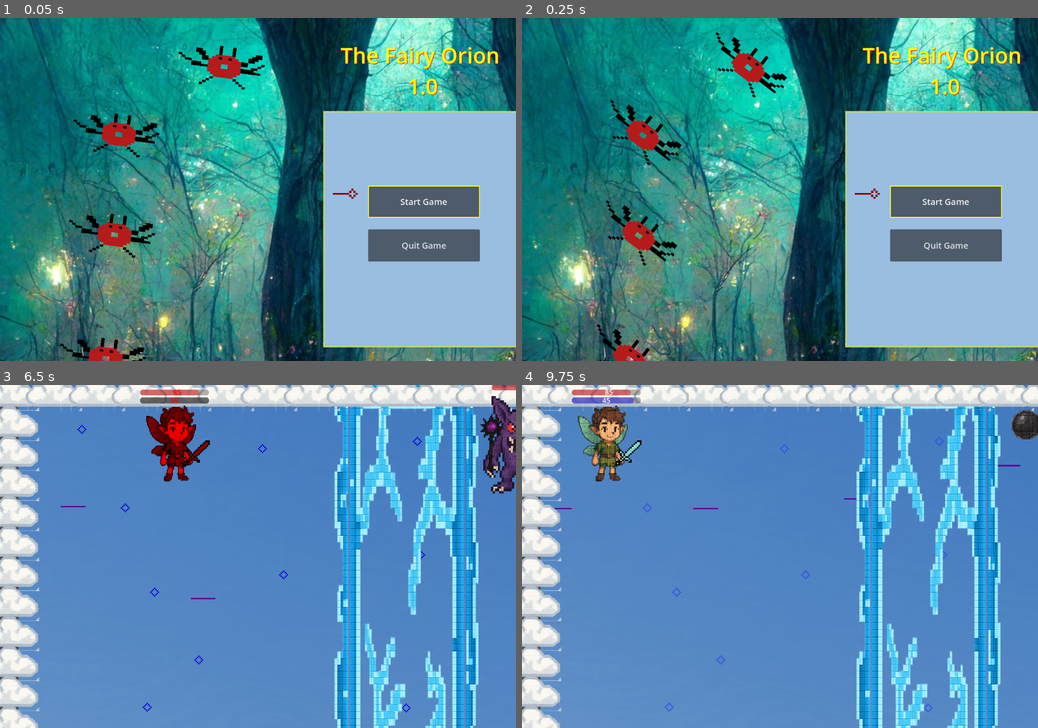
Above: before the commit, frames 1-4 (two rows, left to right).
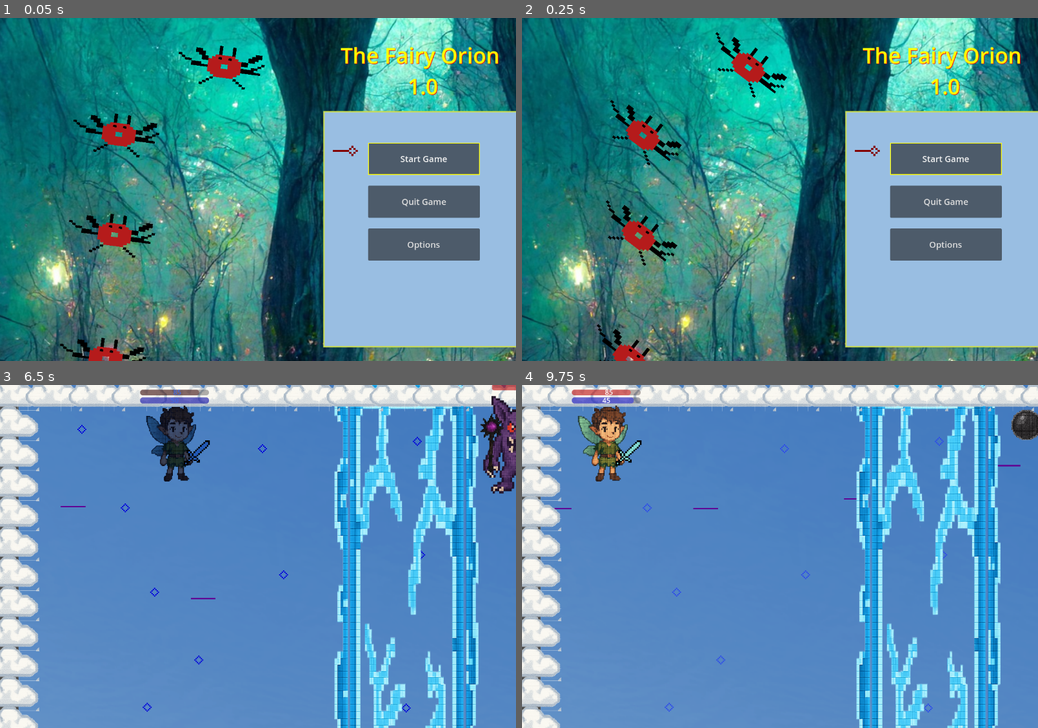
Above: after the commit, the same moments.

Repository: Abdullah-Ha00/the_fairy_orion
Game: Godot game, scene res://scenes/menu/main_menu.tscn
The game is run twice, just before and just after one commit, with the same random seed, the same clock (stepped at 60 frames per second) and the same inputs.
Inputs:
- Up to frame 1 (0.05 s): no input
- Up to frame 2 (0.25 s): no input
- Up to frame 3 (6.5 s): tap Enter (accept) at 0.5, 1.35 s; hold M (toggle_music, bound only after the commit) 0.53-1.28 s; hold Up (up) 0.53-5.78 s; tap M (toggle_music, bound only after the commit) at 1.55, 2.3, 3.05, 4.35, 5.3, 6.05 s; hold E (advance_dialogue) 2.03-2.78 s; tap Space (attach action) at 2.85 s; hold M (toggle_music, bound only after the commit) 3.53-4.28 s; hold Enter (accept) 5.03-5.78 s; hold Right (right) from 5.78 s (still down); tap E (advance_dialogue) at 5.85 s
- Up to frame 4 (9.75 s): release Right (right) at 6.53 s; hold Space (attach action) 6.53-7.28 s; hold Up (up) 6.53-8.78 s; tap M (toggle_music, bound only after the commit) at 6.8, 7.35, 9.05 s; hold M (toggle_music, bound only after the commit) 8.03-8.78 s; hold Left (left) 8.78-9.53 s; tap Enter (accept) at 8.85 s; hold Up (up) from 9.53 s (still down); hold E (advance_dialogue) from 9.53 s (still down)

The runs differ from the first frame. In frame 1, 2.7% of the frame differs, in the area x 64-93%, y 36-72%; in frame 2, 2.7%; in frame 3, 1.7%; in frame 4, less than 0.1%.

Commit message:
test options menu

Diff:
--- /dev/null
+++ b/default_bus_layout.tres
@@ -0,0 +1,15 @@
+[gd_resource type="AudioBusLayout" format=3 uid="uid://bvfhgps1wi1es"]
+
+[resource]
+bus/1/name = &"Music"
+bus/1/solo = false
+bus/1/mute = false
+bus/1/bypass_fx = false
+bus/1/volume_db = 0.0
+bus/1/send = &"Master"
+bus/2/name = &"SFX"
+bus/2/solo = false
+bus/2/mute = false
+bus/2/bypass_fx = false
+bus/2/volume_db = 0.0
+bus/2/send = &"Master"
--- a/globals/global_functions.gd
+++ b/globals/global_functions.gd
@@ -1,4 +1,5 @@
 extends Node
+
 
 func check_arrow_buttons_collision(arrow:TextureRect):
 	for button in get_tree().get_nodes_in_group("Buttons"):
@@ -10,3 +11,8 @@
 		body.modulate = Color.RED
 		await get_tree().create_timer(0.5).timeout
 		body.modulate= body.self_modulate
+
+func _input(event: InputEvent) -> void:
+	if event.is_action_pressed("toggle_music"):
+		AudioServer.set_bus_mute(AudioServer.get_bus_index("Music"),
+		not AudioServer.is_bus_mute(AudioServer.get_bus_index("Music")))
--- a/project.godot
+++ b/project.godot
@@ -85,6 +85,11 @@
 "events": [Object(InputEventKey,"resource_local_to_scene":false,"resource_name":"","device":-1,"window_id":0,"alt_press …(192 unchanged characters)…
 ]
 }
+toggle_music={
+"deadzone": 0.2,
+"events": [Object(InputEventKey,"resource_local_to_scene":false,"resource_name":"","device":-1,"window_id":0,"alt_pressed":false,"shift_pressed":false,"ctrl_pressed":false,"meta_pressed":false,"pressed":false,"keycode":0,"physical_keycode":77,"key_label":0,"unicode":109,"location":0,"echo":false,"script":null)
+]
+}
 
 [layer_names]
 
--- a/scenes/menu/main_menu.gd
+++ b/scenes/menu/main_menu.gd
@@ -1,20 +1,35 @@
 extends Node2D
+var toggle_music_text:Array = ["Music: ON", "Music: OFF"]
+var toggle_colors:Array = [Color.BLACK, Color.YELLOW]
+var on:int = false
+@onready var music_button:Node = $MenuComponents/OptionButtons/Music
 func _ready() -> void:
 	Input.set_mouse_mode(Input.MOUSE_MODE_CAPTURED)
 	show_high_score()
 	connect_buttons()
 	initialize_game_state()
+	#change_music_text()
+
 
 func _process(_delta: float) -> void:
-	update_arrow()
+	update_button_color()
 	rotate_fairies()
+
 
 func _on_button_pressed(button:Button):
 	match button.name:
-		"StartButton":
+		"Start":
 			get_tree().change_scene_to_file("res://scenes/world/world.tscn")
-		"QuitButton":
+		"Quit":
 			get_tree().quit()
+		"Options":
+			show_options()
+		"Back":
+			show_main_menu()
+		"Music":
+			change_music_text()
+
+
 
 func show_high_score():
 	$HighScoreText.text = str(ScoreManager.load_score())
@@ -29,10 +44,34 @@
 	GlobalStats.is_game_finished = false
 	GlobalStats.score = 0
 
-func update_arrow():
+func update_button_color():
 	GlobalFunctions.check_arrow_buttons_collision($MenuComponents/SelectArrowMain)
-	$MenuComponents/SelectArrowMain.check_arrow_events()
+
+func _input(event: InputEvent) -> void:
+	if event.is_action_pressed("down"):
+		$MenuComponents/SelectArrowMain.check_arrow_events()
+	if event.is_action_pressed("up"):
+		$MenuComponents/SelectArrowMain.check_arrow_events()
 
 func rotate_fairies():
 	for fairy in get_tree().get_nodes_in_group("Fairies"):
 		fairy.rotation_degrees += 2.5
+
+func show_options():
+	%OptionButtons.visible = true
+	$%OptionButtons.global_position = Vector2(0,-300)
+	%MainButtons.global_position = Vector2(0,-500)
+	%MainButtons.visible = false
+	%SelectArrowMain.y_pos -=200
+
+func show_main_menu():
+	%OptionButtons.visible = false
+	$%OptionButtons.global_position = Vector2(0,0)
+	%MainButtons.global_position = Vector2(0,0)
+	%MainButtons.visible = true
+	%SelectArrowMain.y_pos -=200
+
+func change_music_text():
+	on = not on
+	music_button.text = toggle_music_text[on]
+	%Music.modulate = toggle_colors[on]
--- a/scenes/menu/main_menu.tscn
+++ b/scenes/menu/main_menu.tscn
@@ -1,10 +1,11 @@
-[gd_scene load_steps=8 format=3 uid="uid://d4ld1dqn8nvs5"]
+[gd_scene load_steps=10 format=3 uid="uid://d4ld1dqn8nvs5"]
 
 [ext_resource type="Script" uid="uid://sbvhb1j8rcq2" path="res://scenes/menu/main_menu.gd" id="1_247la"]
 [ext_resource type="Texture2D" uid="uid://dwxpe8226f8pp" path="res://images/select_arrow.png" id="1_nl8w3"]
 [ext_resource type="Script" uid="uid://dnfagdgfwr3rv" path="res://scenes/menu/select_arrow_main.gd" id="2_3rkf3"]
 [ext_resource type="Texture2D" uid="uid://bqimenlaah8xq" path="res://images/menu_img.jpg" id="2_kiqgm"]
 [ext_resource type="Texture2D" uid="uid://bb7k2nuk506wy" path="res://images/menu_decorate.png" id="5_hj162"]
+[ext_resource type="AudioStream" uid="uid://d3q318mvciyy6" path="res://audio/music/lost-fairy-land-109017.mp3" id="6_xn6kt"]
 
 [sub_resource type="StyleBoxFlat" id="StyleBoxFlat_kiqgm"]
 bg_color = Color(0.6, 0.745098, 0.886275, 1)
@@ -15,13 +16,15 @@
 border_color = Color(0.8, 0.866667, 0.309804, 1)
 
 [sub_resource type="StyleBoxFlat" id="StyleBoxFlat_247la"]
-bg_color = Color(0, 0.431373, 0.6, 1)
 draw_center = false
 border_width_left = 2
 border_width_top = 2
 border_width_right = 2
 border_width_bottom = 2
 border_color = Color(1, 1, 0.0745098, 1)
+corner_detail = 20
+
+[sub_resource type="StyleBoxFlat" id="StyleBoxFlat_xn6kt"]
 
 [node name="MainMenu" type="Node2D"]
 script = ExtResource("1_247la")
@@ -83,11 +86,14 @@
 offset_bottom = 768.0
 theme_override_styles/panel = SubResource("StyleBoxFlat_kiqgm")
 
-[node name="StartButton" type="Button" parent="MenuComponents" groups=["Buttons"]]
-offset_left = 856.0
-offset_top = 391.0
-offset_right = 1116.0
-offset_bottom = 466.0
+[node name="MainButtons" type="Node2D" parent="MenuComponents"]
+unique_name_in_owner = true
+
+[node name="Start" type="Button" parent="MenuComponents/MainButtons" groups=["Buttons"]]
+offset_left = 856.0
+offset_top = 291.0
+offset_right = 1116.0
+offset_bottom = 366.0
 mouse_filter = 2
 theme_override_font_sizes/font_size = 20
 theme_override_styles/focus = SubResource("StyleBoxFlat_247la")
@@ -95,11 +101,11 @@
 text = "Start Game
 "
 
-[node name="QuitButton" type="Button" parent="MenuComponents" groups=["Buttons"]]
-offset_left = 856.0
-offset_top = 493.0
-offset_right = 1116.0
-offset_bottom = 568.0
+[node name="Quit" type="Button" parent="MenuComponents/MainButtons" groups=["Buttons"]]
+offset_left = 856.0
+offset_top = 391.0
+offset_right = 1116.0
+offset_bottom = 466.0
 mouse_filter = 2
 theme_override_font_sizes/font_size = 20
 theme_override_styles/focus = SubResource("StyleBoxFlat_247la")
@@ -107,12 +113,64 @@
 text = "Quit Game
 "
 
+[node name="Options" type="Button" parent="MenuComponents/MainButtons" groups=["Buttons"]]
+offset_left = 856.0
+offset_top = 491.0
+offset_right = 1116.0
+offset_bottom = 566.0
+mouse_filter = 2
+theme_override_font_sizes/font_size = 20
+theme_override_styles/focus = SubResource("StyleBoxFlat_247la")
+button_mask = 0
+text = "Options
+"
+
+[node name="OptionButtons" type="Node2D" parent="MenuComponents"]
+unique_name_in_owner = true
+visible = false
+
+[node name="Sound" type="Button" parent="MenuComponents/OptionButtons" groups=["Buttons"]]
+offset_left = 856.0
+offset_top = 691.0
+offset_right = 1116.0
+offset_bottom = 766.0
+mouse_filter = 2
+theme_override_font_sizes/font_size = 20
+theme_override_styles/focus = SubResource("StyleBoxFlat_247la")
+button_mask = 0
+text = "Sound"
+
+[node name="Music" type="Button" parent="MenuComponents/OptionButtons" groups=["Buttons"]]
+unique_name_in_owner = true
+offset_left = 856.0
+offset_top = 591.0
+offset_right = 1116.0
+offset_bottom = 666.0
+mouse_filter = 2
+theme_override_font_sizes/font_size = 20
+theme_override_styles/focus = SubResource("StyleBoxFlat_247la")
+theme_override_styles/normal = SubResource("StyleBoxFlat_xn6kt")
+button_mask = 0
+text = "Music: ON"
+
+[node name="Back" type="Button" parent="MenuComponents/OptionButtons" groups=["Buttons"]]
+offset_left = 856.0
+offset_top = 791.0
+offset_right = 1116.0
+offset_bottom = 866.0
+mouse_filter = 2
+theme_override_font_sizes/font_size = 20
+theme_override_styles/focus = SubResource("StyleBoxFlat_247la")
+button_mask = 0
+text = "Back"
+
 [node name="SelectArrowMain" type="TextureRect" parent="MenuComponents"]
+unique_name_in_owner = true
 modulate = Color(1, 0.00784314, 0, 1)
 offset_left = 726.0
-offset_top = 326.0
+offset_top = 226.0
 offset_right = 1750.0
-offset_bottom = 1350.0
+offset_bottom = 1250.0
 scale = Vector2(0.15, 0.15)
 texture = ExtResource("1_nl8w3")
 script = ExtResource("2_3rkf3")
@@ -153,3 +211,11 @@
 position = Vector2(275, 282)
 scale = Vector2(0.242188, 0.163574)
 texture = ExtResource("5_hj162")
+
+[node name="Audio" type="Node" parent="."]
+
+[node name="BackgroundMusic" type="AudioStreamPlayer" parent="Audio"]
+stream = ExtResource("6_xn6kt")
+volume_db = -10.0
+autoplay = true
+bus = &"Music"
--- a/scenes/menu/select_arrow_main.gd
+++ b/scenes/menu/select_arrow_main.gd
@@ -1,6 +1,6 @@
 extends MovingArrow
 
 func _ready() -> void:
-	min_y_pos = 326
+	min_y_pos = 226
 	max_y_pos = 426
 #
--- /dev/null
+++ b/scenes/menu/ui_options.tscn
@@ -0,0 +1,36 @@
+[gd_scene load_steps=2 format=3 uid="uid://i2rnkfn8v0w1"]
+
+[sub_resource type="StyleBoxFlat" id="StyleBoxFlat_fxfdo"]
+bg_color = Color(0, 0.431373, 0.6, 1)
+draw_center = false
+border_width_left = 2
+border_width_top = 2
+border_width_right = 2
+border_width_bottom = 2
+border_color = Color(1, 1, 0.0745098, 1)
+
+[node name="UIOptions" type="Node2D"]
+
+[node name="StartButton" type="Button" parent="." groups=["Buttons"]]
+offset_left = 256.0
+offset_top = 223.0
+offset_right = 516.0
+offset_bottom = 298.0
+mouse_filter = 2
+theme_override_font_sizes/font_size = 20
+theme_override_styles/focus = SubResource("StyleBoxFlat_fxfdo")
+button_mask = 0
+text = "Start Game
+"
+
+[node name="StartButton2" type="Button" parent="." groups=["Buttons"]]
+offset_left = 254.0
+offset_top = 123.0
+offset_right = 514.0
+offset_bottom = 198.0
+mouse_filter = 2
+theme_override_font_sizes/font_size = 20
+theme_override_styles/focus = SubResource("StyleBoxFlat_fxfdo")
+button_mask = 0
+text = "Start Game
+"
--- a/scenes/player/fairy_boy.gd
+++ b/scenes/player/fairy_boy.gd
@@ -45,6 +45,7 @@
 
 func _on_magic_regen_timer_timeout() -> void:
 	magic+=magic_regen
+	change_color_on_regen(self)
 	update_magic_text()
 
 func set_up_stats_bars():
@@ -71,3 +72,9 @@
 		can_cast_sword_beam = false
 		sword_beam.emit($BeamMarker.global_position)
 		$AnimationPlayer.play("sword_light")
+
+func change_color_on_regen(body:Node):
+	if body.health>0:
+		body.modulate = Color.ROYAL_BLUE
+		await get_tree().create_timer(0.5).timeout
+		body.modulate= body.self_modulate
Not shown, added: audio/music/lost-fairy-land-109017.mp3.import
Not shown, added: audio/music/lost-fairy-land-109017.mp3
